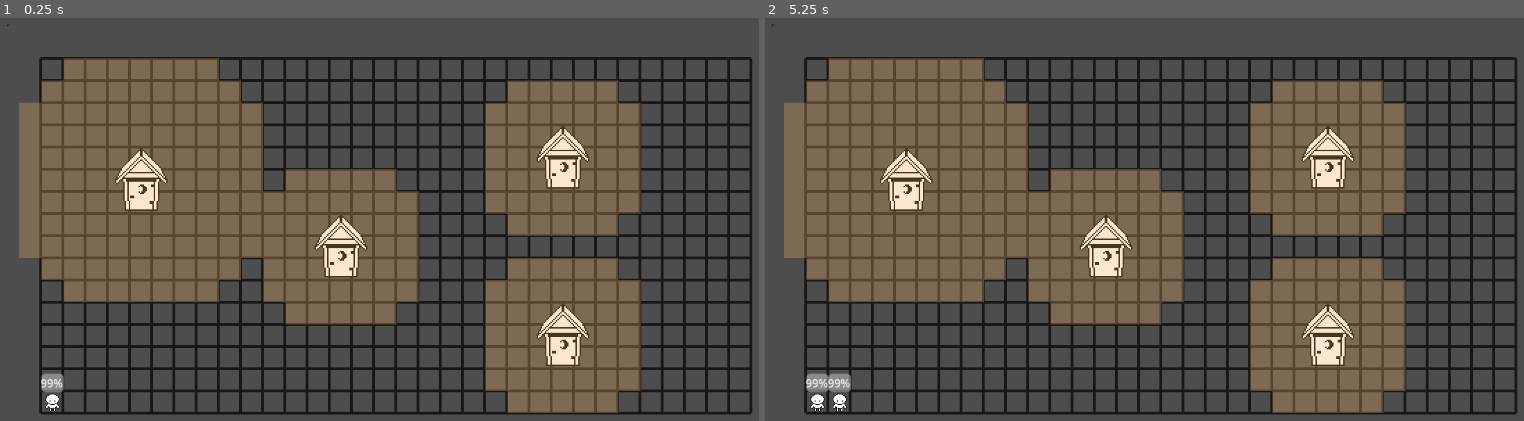
Above: before the commit, frames 1-2 (left to right).
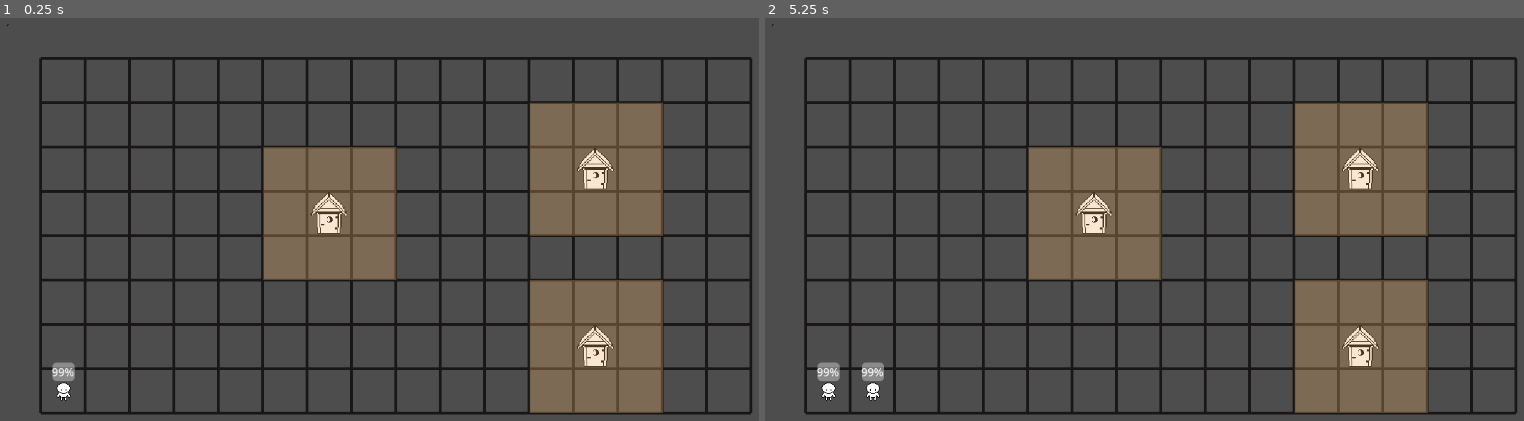
Above: after the commit, the same moments.

Repository: RianShinozaki/GardenExpress
Game: Godot game, scene res://Maps/game.tscn
Two runs of this game, one before a commit and one after it. Both use one fixed random seed, a clock stepped at 60 frames per second and the inputs below.
Inputs (mouse positions are in pixels of both pictures, inside the frame that each line leads up to):
- Up to frame 1 (0.25 s): no input
- Up to frame 2 (5.25 s): tap Enter at 0.5, 2, 3.5 s; move the mouse to (1106, 247) at 0.52 s; click (1106, 247) at 0.6 s; tap Space at 1.25, 2.75, 4.25 s; move the mouse to (1326, 159) at 1.27 s; click (1326, 159) at 1.35 s; move the mouse to (1326, 336) at 2.02 s; click (1326, 336) at 2.1 s; move the mouse to (909, 179) at 2.77 s; click (909, 179) at 2.85 s; move the mouse to (818, 400) at 3.52 s; click (818, 400) at 3.6 s; move the mouse to (924, 171) at 4.27 s; click (924, 171) at 4.35 s; move the mouse to (1205, 239) at 5.02 s; click (1205, 239) at 5.1 s

The runs differ from the first frame. In frame 1, 37% of the frame differs, in the area x 2-99%, y 9-99%; in frame 2, 37%.

Commit message:
Made board 2x smaller

Diff:
--- a/Maps/game.tscn
+++ b/Maps/game.tscn
@@ -15,8 +15,8 @@
 position = Vector2(15, 16)
 script = ExtResource("1_1ldu1")
 origin_point = Vector2i(48, 48)
-grid_size = Vector2i(32, 16)
-cell_size = 32
+grid_size = Vector2i(16, 8)
+cell_size = 64
 line_thickness = 4
 line_color = Color(0.09366273, 0.08687282, 0.085973166, 1)
 
@@ -29,20 +29,17 @@
 board_objects_parent = NodePath("../BoardObjects")
 
 [node name="MonumentObject2" parent="." instance=ExtResource("4_6et8r")]
-position = Vector2(495, 337)
-radius_cells = 4
+position = Vector2(479, 286)
+radius_cells = 2
+grid_snap_offset = Vector2(-0.25, -0.25)
 
 [node name="MonumentObject3" parent="." instance=ExtResource("4_6et8r")]
-position = Vector2(815, 206)
-radius_cells = 4
+position = Vector2(862, 225)
+radius_cells = 2
 
 [node name="MonumentObject4" parent="." instance=ExtResource("4_6et8r")]
-position = Vector2(816, 463)
-radius_cells = 4
-
-[node name="MonumentObject5" parent="." instance=ExtResource("4_6et8r")]
-position = Vector2(207, 241)
-radius_cells = 6
+position = Vector2(861, 480)
+radius_cells = 2
 
 [node name="BoardObjects" type="Node2D" parent="."]
 position = Vector2(16, 32)
--- a/Objects/customer.tscn
+++ b/Objects/customer.tscn
@@ -5,7 +5,7 @@
 [ext_resource type="Script" uid="uid://dbyiobdp30b1w" path="res://Objects/snap_to_grid.gd" id="3_dj6k5"]
 
 [sub_resource type="RectangleShape2D" id="RectangleShape2D_7tiyv"]
-size = Vector2(30, 30)
+size = Vector2(62, 62)
 
 [node name="CustomerObject" type="Node2D"]
 script = ExtResource("1_7tiyv")
@@ -23,7 +23,7 @@
 
 [node name="Area2D" type="Area2D" parent="."]
 script = ExtResource("3_dj6k5")
-grid_snap_offset = Vector2(1, 1)
+grid_snap_offset = Vector2(0.75, 0.75)
 
 [node name="CollisionShape2D" type="CollisionShape2D" parent="Area2D"]
 position = Vector2(0.5, 0.5)
--- a/Objects/monument.tscn
+++ b/Objects/monument.tscn
@@ -5,7 +5,7 @@
 [ext_resource type="Script" uid="uid://dj8lb4uhtohgu" path="res://Objects/radius_drawer.gd" id="3_1u7vd"]
 
 [sub_resource type="RectangleShape2D" id="RectangleShape2D_7tiyv"]
-size = Vector2(94, 94)
+size = Vector2(62, 62)
 
 [node name="MonumentObject" type="Node2D"]
 script = ExtResource("1_6x0e4")
--- a/Scripts/customer_object.gd
+++ b/Scripts/customer_object.gd
@@ -37,6 +37,10 @@
 		_leave()
 
 	var _monuments_in_range = detect_monuments(global_position)
+	if not _monuments_in_range.is_empty():
+		modulate = Color.GREEN
+	if not entered_bodies.is_empty():
+		modulate = Color.FIREBRICK
 	#_check_satisfaction(delta)
 
 func _check_satisfaction(delta) -> void:
--- a/Scripts/grid_object.gd
+++ b/Scripts/grid_object.gd
@@ -2,7 +2,9 @@
 
 @export var snap_to_grid: bool = true
 @export var can_be_picked_up: bool = true
-@export var grid_snap_offset: Vector2 = Vector2.ZERO
+
+#I've no idea why I have to do this but yeah
+var grid_snap_offset: Vector2 = Vector2(-0.25,-0.25)
 
 var picked_up: bool
 var position_before_picked_up: Vector2
Binary file changed: Art Assets/OutHouse.png
